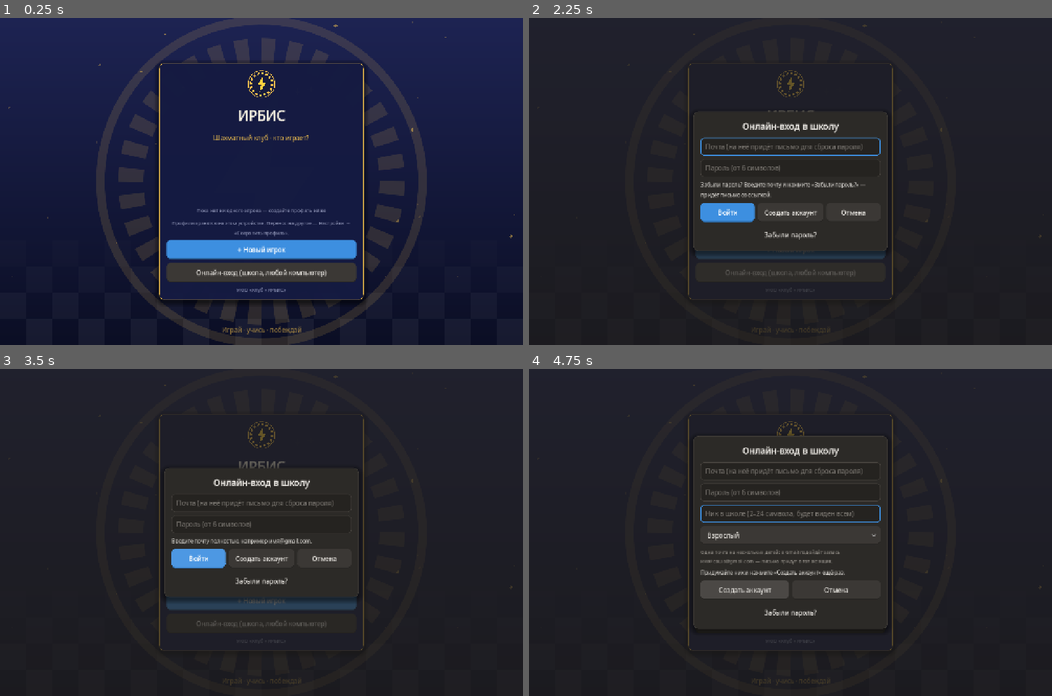
Above: before the commit, frames 1-4 (two rows, left to right).
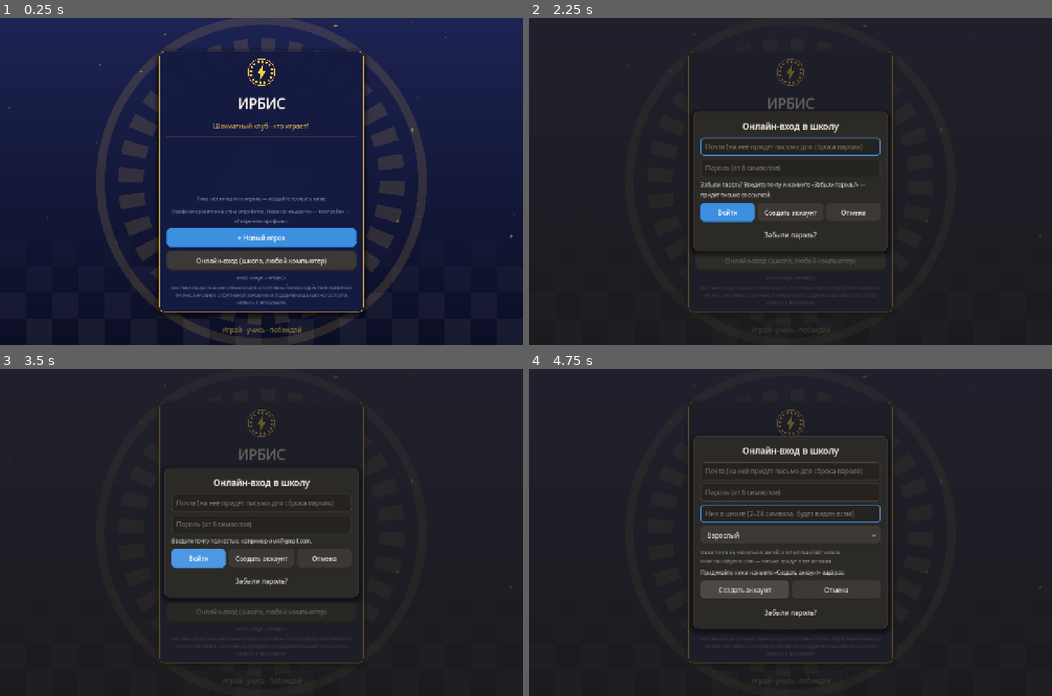
Above: after the commit, the same moments.

Repository: gish4ik1985-crypto/chess-off
Game: Godot game, scene res://scenes/Login.tscn
Same seed, same stepped clock (60 frames per second), same inputs: the game is played once before the commit and once after it.
Inputs:
- Up to frame 1 (0.25 s): no input
- Up to frame 2 (2.25 s): click "+ Новый игрок" at 0.5 s; click "Создать и играть" at 1.25 s; click "Онлайн-вход (школа, любой ком…" at 2 s
- Up to frame 3 (3.5 s): click "Войти" at 2.75 s
- Up to frame 4 (4.75 s): click "Войти" at 3.5 s; click "Создать аккаунт" at 4.25 s

The runs differ from the first frame. In frame 1, 8.2% of the frame differs, in the area x 30-70%, y 10-91%; in frame 2, 1.8%; in frame 3, 2.3%; in frame 4, 0.3%.

Commit message:
Экран входа: полное официальное название организации
Co-Authored-By: Claude Sonnet 5.5 <noreply@anthropic.com>

Diff:
--- a/scripts/Global.gd
+++ b/scripts/Global.gd
@@ -150,6 +150,7 @@
 
 const CLUB_NAME := "Шахматный клуб «ИРБИС»"
 const CLUB_ORG := "МОО «Клуб «ИРБИС»" # полное название организации — подписи на экранах входа и меню
+const CLUB_ORG_FULL := "МЕСТНАЯ ОБЩЕСТВЕННАЯ ОРГАНИЗАЦИЯ «СПОРТИВНЫЙ КЛУБ СОДЕЙСТВИЯ РАЗВИТИЮ ФИТНЕС-АЭРОБИКИ, СПОРТИВНОЙ АЭРОБИКИ И ПОДДЕРЖКИ ШАХМАТНОГО СПОРТА «ИРБИС» Г. ЯРОСЛАВЛЯ»" # официальное название — внизу окна входа
 
 func _ready() -> void:
 	get_window().title = CLUB_NAME # заголовок окна и вкладки; имя проекта (chessoff) не меняем: от него зависит папка профилей
--- a/scripts/Login.gd
+++ b/scripts/Login.gd
@@ -169,6 +169,16 @@
 	org.add_theme_color_override("font_color", Color("#9DA3C4"))
 	org.set_meta("brand", true)
 	vbox.add_child(org)
+	var full := Label.new()
+	full.text = Global.CLUB_ORG_FULL
+	full.autowrap_mode = TextServer.AUTOWRAP_WORD_SMART
+	full.horizontal_alignment = HORIZONTAL_ALIGNMENT_CENTER
+	full.size_flags_horizontal = Control.SIZE_EXPAND_FILL
+	full.custom_minimum_size = Vector2(200, 0)
+	full.add_theme_font_size_override("font_size", 10)
+	full.add_theme_color_override("font_color", Color("#7F86AB"))
+	full.set_meta("brand", true)
+	vbox.add_child(full)
 	_add_backdrop()
 
 # Фон входа в духе экрана загрузки: тёмно-синий градиент, крупная печать клуба водяным знаком,
Not shown, changed: docs/index.html
Not shown, changed: docs/index.pck
Not shown, changed: docs/index.service.worker.js
